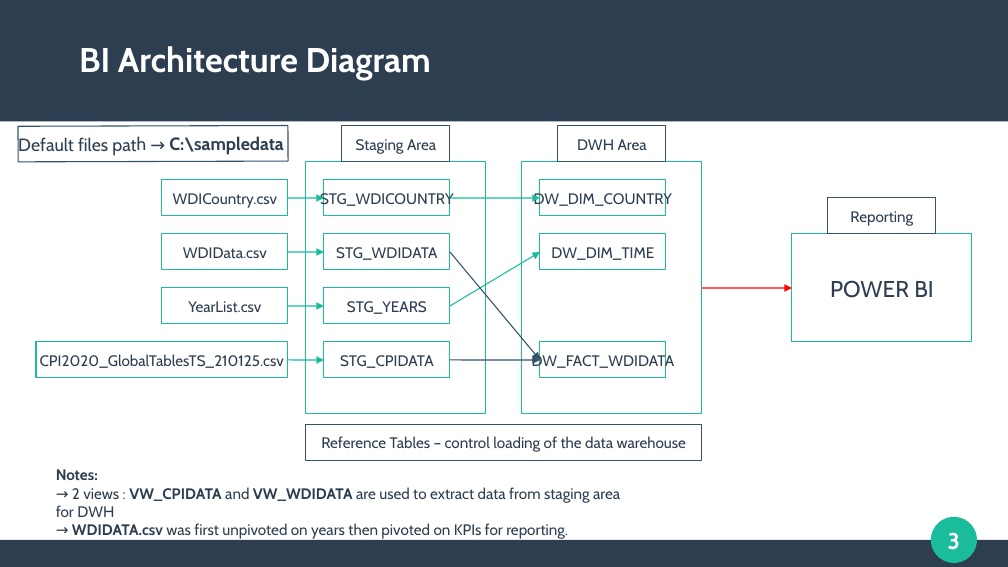
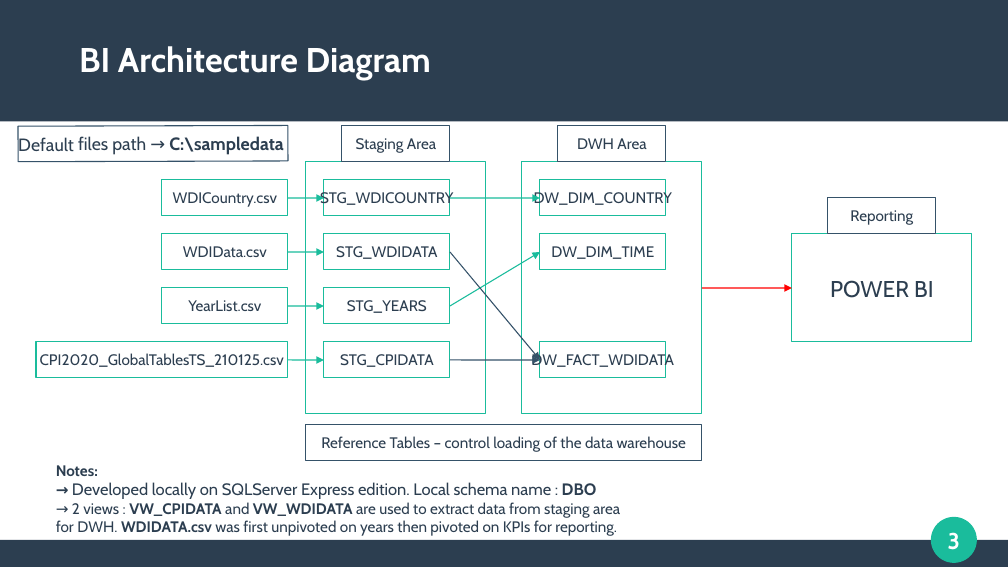
Before and after one commit to hanuseew/MCBAssignment, a slide deck: slide 3 of MCB Case Study Engineering Data Lead.pptx. Drawn at 1008x567 pixels with LibreOffice and Linux fonts; fonts in the diff are those of the drawing. Boxes give left, top, right and bottom in pixels: in the first picture for what was removed or moved away, otherwise in the second. Text is boxed around its words. In the diff, an @@ line names an element or a change of style, - is before the commit and + after.

```diff
--- a/MCB Case Study Engineering Data Lead.pptx
+++ b/MCB Case Study Engineering Data Lead.pptx
@@ text at [56,465,620,536]: text changed @@
-Notes:
-→ 2 views : VW_CPIDATA and VW_WDIDATA are used to extract data from staging area for DWH
-→ WDIDATA.csv was first unpivoted on years then pivoted on KPIs for reporting.
+Notes:
+→ Developed locally on SQLServer Express edition. Local schema name : DBO
+→ 2 views : VW_CPIDATA and VW_WDIDATA are used to extract data from staging area for DWH. WDIDATA.csv was first unpivoted on years then pivoted on KPIs for reporting.
```
Also in this commit, not shown: 1 other file.
